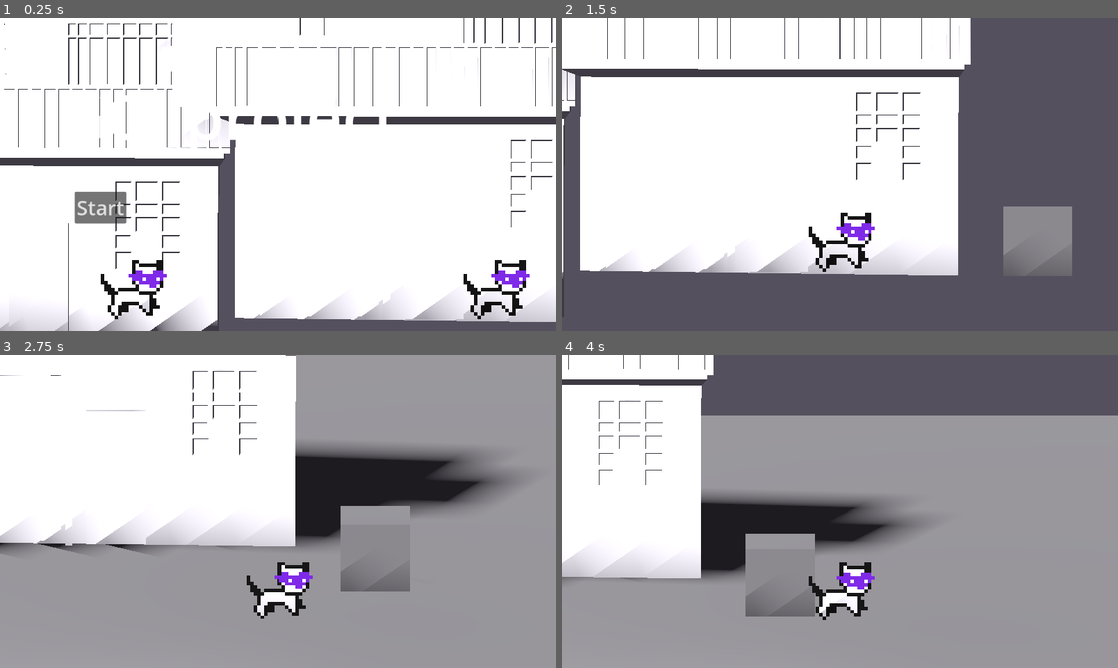
Above: before the commit, frames 1-4 (two rows, left to right).
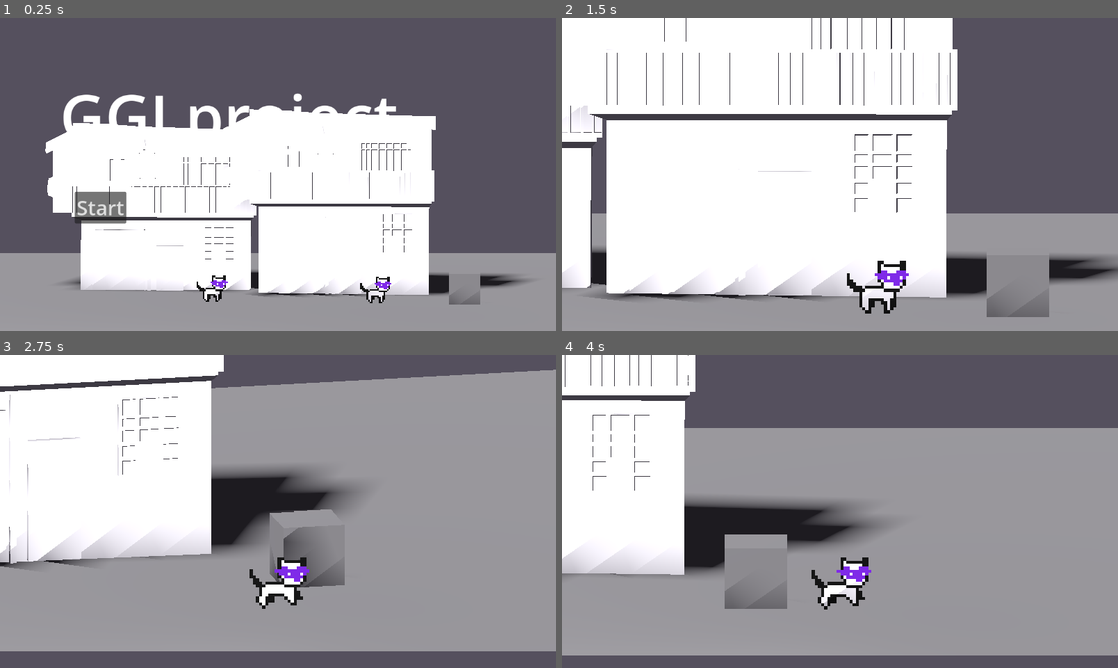
Above: after the commit, the same moments.

Repository: stamatinaspyratos-debug/ggj2025
Game: Godot game, scene res://scene/outside.tscn
The game is run twice, just before and just after one commit, with the same random seed, the same clock (stepped at 60 frames per second) and the same inputs.
Inputs:
- Up to frame 1 (0.25 s): no input
- Up to frame 2 (1.5 s): click "Start" at 0.5 s; tap Enter (ui_accept) at 1.25 s; hold Right (ui_right) from 1.28 s (still down)
- Up to frame 3 (2.75 s): tap Enter (ui_accept) at 1.52, 2.27 s; release Right (ui_right) at 2.03 s; hold Down (ui_down) from 2.03 s (still down)
- Up to frame 4 (4 s): release Down (ui_down) at 2.78 s; hold Right (ui_right) 2.78-3.53 s; hold Up (ui_up) from 3.53 s (still down); tap Enter (ui_accept) at 3.77 s

The runs differ from the first frame. In frame 1, 68% of the frame differs, in the area x 0-100%, y 0-100%; in frame 2, 33%; in frame 3, 32%; in frame 4, 16%.

Commit message:
progress

Diff:
--- a/code/area.gd
+++ b/code/area.gd
@@ -17,10 +17,11 @@
 
 func title_dismiss():
 	$TitleScreen.hide()
-	var t = create_tween().set_ease(Tween.EASE_OUT).set_trans(Tween.TRANS_CUBIC)
+	var t = create_tween().set_parallel().set_ease(Tween.EASE_OUT).set_trans(Tween.TRANS_CUBIC)
 	t.tween_property(
-		Game.Camera, "position", Game.Player.position + Vector3(0, 1, 3), 1
+		Game.Camera, "position", Vector3(Game.Player.position.x, 2, 3), 1
 	)
+	t.tween_property(Game.Camera, "size", 5, 1)
 	await t.finished
 	Game.Player.state = "Idle"
 	Game.Camera.active = true
@@ -28,5 +29,6 @@
 func add_player():
 	var player = player_scene.instantiate()
 	add_child(player)
+	player.name = "Player"
 	player.masked = true
 	Game.Camera.init()
--- a/code/camera.gd
+++ b/code/camera.gd
@@ -10,15 +10,13 @@
 
 @export var look_at_offset := Vector3(0.0, 1.2, 0.0)
 
-var player: Node
 var target: Node3D
 var active: bool = false
 
 func init() -> void:
-	player = Game.Player
 
-	# αρχικός στόχος: ο Player
-	target = player as Node3D
+	# αρχικός στόχος: ο Game.Player
+	target = Game.Player as Node3D
 
 func _on_hidden_changed(v: bool) -> void:
 	Game.hidden = v
@@ -30,9 +28,9 @@
 	if target == null or not active:
 		return
 
-	# Αν ο Player είναι hidden, παίρνουμε angle (ακόμα κι αν οδηγείς NPC)
-	# Αν θες το angle να ισχύει ΜΟΝΟ όταν target==Player, πες μου.
-	var offset := hide_offset if (Game.hidden and target == player) else normal_offset
+	# Αν ο Game.Player είναι hidden, παίρνουμε angle (ακόμα κι αν οδηγείς NPC)
+	# Αν θες το angle να ισχύει ΜΟΝΟ όταν target==Game.Player, πες μου.
+	var offset := hide_offset if (Game.hidden and target == Game.Player) else normal_offset
 
 	var target_pos := target.global_position + offset
 	global_position = global_position.lerp(target_pos, 1.0 - exp(-follow_smooth * delta))
--- a/code/player.gd
+++ b/code/player.gd
@@ -9,12 +9,15 @@
 var masked:= false
 var can_jump:= false
 var patrol:= false
-@export_enum("Idle", "Walk", "Stop") var state = "Stop"
-var path: Path2D
+@export_enum("Idle", "Walk", "Stop") var state = "Idle"
+var path: Path3D
+var path_follow: PathFollow3D
 
 func _ready() -> void:
 	Game.Player = self
-	if has_node("Path2D"): path = get_node("Path2D")
+	if has_node("Path3D"):
+		path = get_node("Path3D")
+		path_follow = get_node("PathFollow3D")
 
 func _physics_process(delta: float) -> void:
 	# Add the gravity.
@@ -22,13 +25,19 @@
 		velocity += get_gravity()*2 * delta
 
 	# Get the input direction and handle the movement/deceleration.
-	var input_dir := Input.get_vector("ui_left", "ui_right", "ui_up", "ui_down")
-	direction = (transform.basis * Vector3(input_dir.x, 0, input_dir.y)).normalized()
+	if masked:
+		if not Game.Player == self:
+			Game.Player.masked = false
+			Game.Player = self
+			state = "Idle"
+			Game.Camera.target = self
+		var input_dir := Input.get_vector("ui_left", "ui_right", "ui_up", "ui_down")
+		direction = (transform.basis * Vector3(input_dir.x, 0, input_dir.y)).normalized()
 
-	if state != "Stop" and masked:
-		control_walk()
-		if can_jump:
-			control_jump()
+		if state != "Stop":
+			control_walk()
+			if can_jump:
+				control_jump()
 
 	if direction.length() > 0 and state == "Idle": state = "Walk"
 	if direction.length() == 0 and state == "Walk": state = "Idle"
@@ -62,5 +71,5 @@
 	position.z = clamp(position.z, -1, 3)
 
 func patrol_process():
-	if has_node("Path2D"):
-		pass
+	if is_instance_valid(path_follow):
+		direction = to_local(path_follow.position)
--- a/scene/outside.tscn
+++ b/scene/outside.tscn
@@ -27,7 +27,7 @@
 [sub_resource type="Curve3D" id="Curve3D_w3jsn"]
 closed = true
 _data = {
-"points": PackedVector3Array(0, 0, 0, 0, 0, 0, 0.053306103, -0.24640405, -0.19535351, 0, 0, 0, 0, 0, 0, 1.9731333, -0.013759255, -0.085861444, 0, 0, 0, 0, 0, 0, 2.7055867, -0.460185 …(123 unchanged characters)…
+"points": PackedVector3Array(0, 0, 0, 0, 0, 0, 0.053306103, -0.24640405, -0.19535351, 0, 0, 0, 0, 0, 0, 1.9731333, -0.013759255, -0.6309686, 0, 0, 0, 0, 0, 0, 2.7055867, -0.460185 …(123 unchanged characters)…
 "tilts": PackedFloat32Array(0, 0, 0, 0, 0)
 }
 point_count = 5
@@ -84,10 +84,10 @@
 collision_priority = 1.025
 
 [node name="Camera" type="Camera3D" parent="." unique_id=1364433887]
-transform = Transform3D(1, 0, 0, 0, 1, 0, 0, 0, 1, -3.1247473, 1.5034323, 7.8440447)
+transform = Transform3D(1, 0, 0, 0, 0.99167794, 0.1287437, 0, -0.1287437, 0.99167794, -3.1247473, 4.530218, 7.8440447)
 projection = 1
 current = true
-size = 4.5
+size = 10.0
 script = ExtResource("5_w3jsn")
 
 [node name="Entity" parent="." unique_id=1737357155 instance=ExtResource("2_arvm7")]
@@ -96,4 +96,7 @@
 [node name="Path3D" type="Path3D" parent="Entity" unique_id=253810792]
 curve = SubResource("Curve3D_w3jsn")
 
+[node name="PathFollow3D" type="PathFollow3D" parent="Entity/Path3D" unique_id=471239151]
+transform = Transform3D(0.22127837, -0.1144501, -0.9684713, -1.1175869e-08, 0.9930888, -0.11735942, 0.97521055, 0.025969103, 0.21974921, 0.053306103, -0.24640405, -0.19535351)
+
 [connection signal="pressed" from="TitleScreen/Button" to="." method="title_dismiss"]
